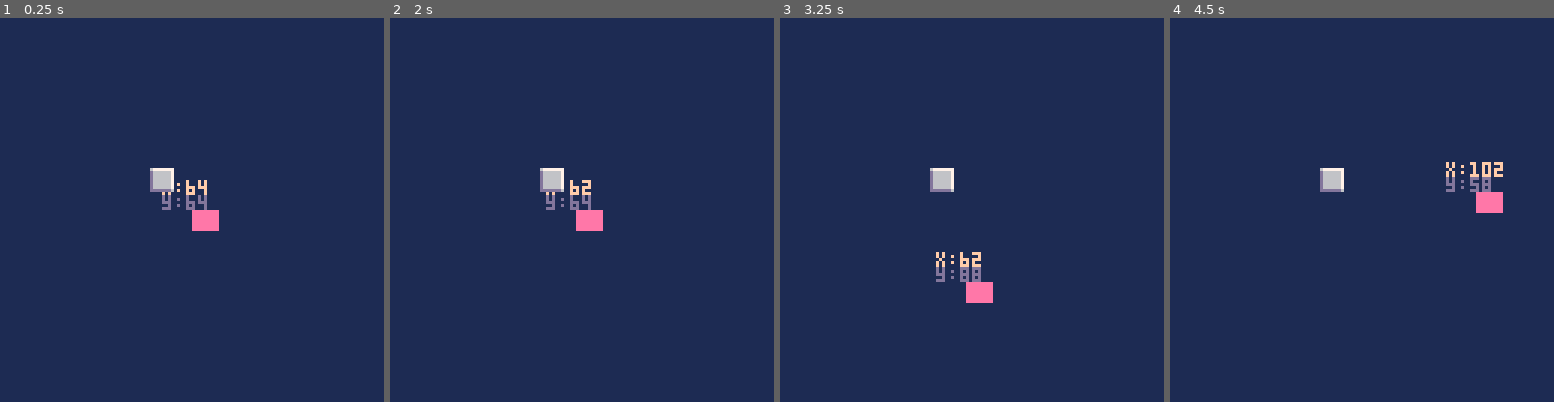
Above: before the commit, frames 1-4 (left to right).
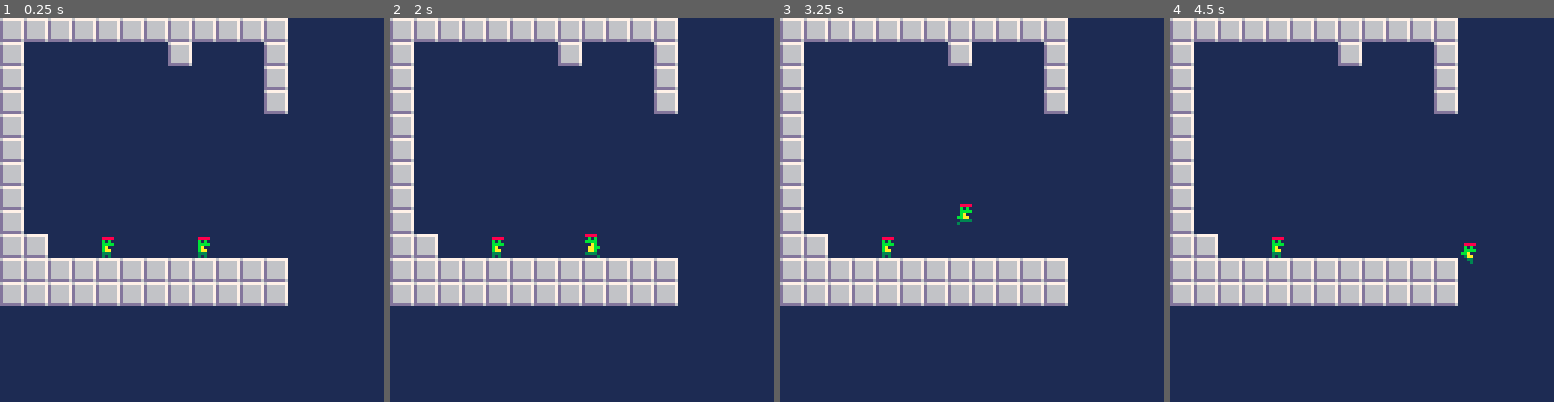
Above: after the commit, the same moments.

Repository: mwhatters/WriteWill
Game: PICO-8 cartridge WriteWill.p8
Two runs of this game, one before a commit and one after it. Both use one fixed random seed, a clock stepped at 60 frames per second and the inputs below.
Inputs:
- Up to frame 1 (0.25 s): no input
- Up to frame 2 (2 s): tap O (Z key) at 0.33, 0.7, 1.43 s; tap X (X key) at 1.07 s; hold Left from 1.97 s (still down)
- Up to frame 3 (3.25 s): tap X (X key) every 0.33 s from 2.07 to 3.07 s; tap O (Z key) at 2.22, 3.1 s; release Left at 2.37 s; hold Down 2.42-2.82 s; hold Right from 2.87 s (still down)
- Up to frame 4 (4.5 s): tap X (X key) every 0.33 s from 3.4 to 4.4 s; release Right at 3.53 s; hold Up 3.58-4.08 s; tap O (Z key) at 3.98 s; hold Right from 4.13 s (still down)

The runs differ from the first frame. In frame 1, 21% of the frame differs, in the area x 0-75%, y 0-75%; in frame 2, 21%; in frame 3, 20%; in frame 4, 21%, in the area x 0-87%, y 0-75%.

Commit message:
bunch of physics, collision, etc

Diff:
--- a/WriteWill.p8
+++ b/WriteWill.p8
@@ -3,9 +3,10 @@
 __lua__
 
 #include src/globals.lua
+#include src/timers.lua
+#include src/input.lua
 #include src/main.lua
 #include src/player.lua
-#include src/input.lua
 #include src/blocks.lua
 
 
@@ -24,12 +25,47 @@
 
 
 
+…(25 lines of a section not shown)…
+__gff__
+0003000000000000000000000000000000000000000000000000000000000000000000000000000000000000000000000000000000000000000000000000000000000000000000000000000000000000000000000000000000000000000000000000000000000000000000000000000000000000000000000000000000000000
+0000000000000000000000000000000000000000000000000000000000000000000000000000000000000000000000000000000000000000000000000000000000000000000000000000000000000000000000000000000000000000000000000000000000000000000000000000000000000000000000000000000000000000
 __map__
-0000000000000000000000000000000000000000000000000000000000000000000000000000000000000000000000000000000000000000000000000000000000000000000000000000000000000000000000000000000000000000000000000000000000000000000000000000000000000000000000000000000000000000
-0000000000000000000000000000000000000000000000000000000000000000000000000000000000000000000000000000000000000000000000000000000000000000000000000000000000000000000000000000000000000000000000000000000000000000000000000000000000000000000000000000000000000000
-0000000000000000000000000000000000000000000000000000000000000000000000000000000000000000000000000000000000000000000000000000000000000000000000000000000000000000000000000000000000000000000000000000000000000000000000000000000000000000000000000000000000000000
-0000000000000000000000000000000000000000000000000000000000000000000000000000000000000000000000000000000000000000000000000000000000000000000000000000000000000000000000000000000000000000000000000000000000000000000000000000000000000000000000000000000000000000
-0000000001000000000000000000000000000000000000000000000000000000000000000000000000000000000000000000000000000000000000000000000000000000000000000000000000000000000000000000000000000000000000000000000000000000000000000000000000000000000000000000000000000000
+0101010101010101010101010000000000000000000000000000000000000000000000000000000000000000000000000000000000000000000000000000000000000000000000000000000000000000000000000000000000000000000000000000000000000000000000000000000000000000000000000000000000000000
+0100000000000001000000010000000000000000000000000000000000000000000000000000000000000000000000000000000000000000000000000000000000000000000000000000000000000000000000000000000000000000000000000000000000000000000000000000000000000000000000000000000000000000
+0100000000000000000000010000000000000000000000000000000000000000000000000000000000000000000000000000000000000000000000000000000000000000000000000000000000000000000000000000000000000000000000000000000000000000000000000000000000000000000000000000000000000000
+0100000000000000000000010000000000000000000000000000000000000000000000000000000000000000000000000000000000000000000000000000000000000000000000000000000000000000000000000000000000000000000000000000000000000000000000000000000000000000000000000000000000000000
+0100000000000000000000000000000000000000000000000000000000000000000000000000000000000000000000000000000000000000000000000000000000000000000000000000000000000000000000000000000000000000000000000000000000000000000000000000000000000000000000000000000000000000
+0100000000000000000000000000000000000000000000000000000000000000000000000000000000000000000000000000000000000000000000000000000000000000000000000000000000000000000000000000000000000000000000000000000000000000000000000000000000000000000000000000000000000000
+0100000000000000000000000000000000000000000000000000000000000000000000000000000000000000000000000000000000000000000000000000000000000000000000000000000000000000000000000000000000000000000000000000000000000000000000000000000000000000000000000000000000000000
+0100000000000000000000000000000000000000000000000000000000000000000000000000000000000000000000000000000000000000000000000000000000000000000000000000000000000000000000000000000000000000000000000000000000000000000000000000000000000000000000000000000000000000
+0100000000000000000000000000000000000000000000000000000000000000000000000000000000000000000000000000000000000000000000000000000000000000000000000000000000000000000000000000000000000000000000000000000000000000000000000000000000000000000000000000000000000000
+0101000040000000000000000000000000000000000000000000000000000000000000000000000000000000000000000000000000000000000000000000000000000000000000000000000000000000000000000000000000000000000000000000000000000000000000000000000000000000000000000000000000000000
+0101010101010101010101010000000000000000000000000000000000000000000000000000000000000000000000000000000000000000000000000000000000000000000000000000000000000000000000000000000000000000000000000000000000000000000000000000000000000000000000000000000000000000
+0101010101010101010101010000000000000000000000000000000000000000000000000000000000000000000000000000000000000000000000000000000000000000000000000000000000000000000000000000000000000000000000000000000000000000000000000000000000000000000000000000000000000000
 
 
 
--- a/src/globals.lua
+++ b/src/globals.lua
@@ -29,3 +29,14 @@
   intro = 1,
   game = 2,
 }
+
+flags = {
+  ground = 0,
+  jump_through = 1,
+}
+
+player_states = {
+  normal = 0,
+  slide = 1,
+  wallslide = 2,
+}
--- a/src/input.lua
+++ b/src/input.lua
@@ -1,2 +1,36 @@
--- function update_input():
--- end
+input = {}
+input.move_x = 0
+input.left = false
+input.right = false
+input.jump = false
+input.jump_held = false
+input.buffer_default = 5
+input.jump_buffer = 0
+
+function input.update(self)
+  self:decrement_buffers()
+  self:update_move_x()
+  self.jump = self:get_jump()
+  self.jump_held = btn(buttons.z)
+end
+
+function input.update_move_x(self)
+  self.move_x = 0
+  if btn(buttons.right) then self.move_x += 1 end
+  if btn(buttons.left)  then self.move_x -= 1 end
+  self.left = self.move_x < 0
+  self.right = self.move_x > 0
+end
+
+function input.get_jump(self)
+  if btnp(buttons.z) then self.jump_buffer = self.buffer_default end
+  return self.jump_buffer > 0
+end
+
+function input.decrement_buffers(self)
+  self.jump_buffer = max(0, self.jump_buffer - 1)
+end
+
+function input.consume_jump(self)
+  self.jump_buffer = 0
+end
--- a/src/main.lua
+++ b/src/main.lua
@@ -1,9 +1,9 @@
 function _init()
   music(audio.tracks.intro)
-  blocks.create(50,50)
 end
 
 function _update()
+  input:update()
   player:update()
   blocks:update()
 end
@@ -13,8 +13,20 @@
   player:draw()
   blocks:draw()
   increment_t()
+  map(0,0,0,0,16,16)
 end
 
 function increment_t()
   timer += 1
 end
+
+function lines_overlapping(min1,max1,min2,max2)
+  return max1 > min2 and max2 < min1
+end
+
+function rects_overlapping(left1,top1,right1,bottom1, left2,top2,right2,bottom2)
+  return lines_overlapping(left1,right1,left2,right2) and lines_overlapping(top1,bottom1,top2,bottom2)
+end
+
+function bounding_boxes_overlapping(obj1,obj2)
+end
--- a/src/player.lua
+++ b/src/player.lua
@@ -1,39 +1,247 @@
 player = {}
+player.state = player_states.normal
 player.x = 64
 player.y = 64
-player.height = 6
-player.width = 8
-player.speed_x = 2
-player.speed_y = 2
-player.spr = 0
+player.spr = 64
+player.hitbox = nil
+
+player.speed_x = 0
+player.speed_y = 0
+player.hit_x = 2
+player.hit_y = 1
+player.hit_w = 5
+player.hit_h = 7
+player.remainder_x = 0
+player.remainder_y = 0
+
+player.move_speed = 2
+player.jump_speed = -3.5
+player.fall_speed = 2
+player.walljump_speed = 5
+
+player.gravity = 0.7
+player.on_ground = true
+player.facing = 1
+
+player.t_jump_grace = 4
+player.t_jump_grace_y = player.y
+player.t_var_jump = 0
+player.var_jump_speed = 0
 
 function player.update(self)
-  if btn(buttons.left) then
-    self.x -= self.speed_x
-    self.x = max(self.x, 0)
-  end
-  if btn(buttons.right) then
-    self.x += self.speed_x
-    self.x = min(self.x, 128 - self.width - 1)
-  end
-  if btn(buttons.up) then
-    self.y -= self.speed_y
-    self.y = max(self.y, 0)
-  end
-  if btn(buttons.down) then
-    self.y += self.speed_y
-    self.y = min(self.y, 129 - self.height - 1)
-  end
-end
+  on_ground = self:check_solid(0,1)
+
+  if input.move_x ~= 0 then
+    self.facing = input.move_x
+  end
+
+  if player.state == player_states.normal then
+    player:normal_update()
+  end
+
+  self:move()
+end
+
+function player.normal_update(self)
+  local accel = 0.4
+  if on_ground then
+    accel = 0.7
+  end
+
+  self.speed_x = approach(self.speed_x, self.move_speed * input.move_x, accel)
+
+  self.speed_y += self.gravity
+  self.speed_y = min(self.speed_y, self.fall_speed)
+
+  if on_ground then
+    self.t_jump_grace = 4
+    self.t_jump_grace_y = self.y
+  else
+    self.t_jump_grace = max(0, self.t_jump_grace - 1)
+  end
+
+  -- variable jump
+  if self.t_var_jump > 0 then
+    if input.jump_held then
+      self.speed_y = self.var_jump_speed
+      self.t_var_jump -= 1
+    else
+      self.t_var_jump = 0
+    end
+  end
+
+  -- jump
+  if input.jump then
+    if self.t_jump_grace > 0 then
+      self:jump()
+    elseif self:check_solid(2) then
+      self:wall_jump(-1)
+    elseif self:check_solid(-2) then
+      self:wall_jump(1)
+    end
+  end
+
+
+
+end
+
+-- Actions
+
+function player.jump(self)
+    input:consume_jump()
+    self.speed_y = self.jump_speed
+    self.t_var_jump = 3
+    self.var_jump_speed = -3
+    self.y = self.t_jump_grace_y
+end
+
+function player.wall_jump(self, dir)
+  input:consume_jump()
+  self.facing = dir
+  self.speed_y = self.jump_speed
+  self.speed_x = 2.5 * dir
+  -- self:move_x(dir)
+end
+
+function player.walljump(self)
+end
+
+-- Movement & Collision
+
+function player.move(self)
+  self:move_x(self.speed_x)
+  self:move_y(self.speed_y)
+end
+
+function player.move_x(self, x)
+	self.remainder_x += x
+	local mx = flr(self.remainder_x + 0.5)
+	self.remainder_x -= mx
+
+	local total = mx
+	local mxs = sgn(mx)
+	while mx != 0
+	do
+		if self:check_solid(mxs, 0) then
+			return self:on_collide_x()
+		else
+			self.x += mxs
+			mx -= mxs
+		end
+	end
+
+	return false
+end
+
+function player.move_y(self, y, on_collide)
+	self.remainder_y += y
+	local my = flr(self.remainder_y + 0.5)
+	self.remainder_y -= my
+
+	local total = my
+	local mys = sgn(my)
+	while my != 0
+	do
+		if self:check_solid(0, mys) then
+			return self:on_collide_y()
+		else
+			self.y += mys
+			my -= mys
+		end
+	end
+
+	return false
+end
+
+function player.on_collide_x(self)
+	self.remainder_x = 0
+	self.speed_x = 0
+	return true
+end
+
+function player.on_collide_y(self)
+	self.remainder_y = 0
+	self.speed_y = 0
+	return true
+end
+
+function player.check_solid(self, ox, oy)
+	ox = ox or 0
+	oy = oy or 0
+	for i = flr((ox + self.x + self.hit_x) / 8),flr((ox + self.x + self.hit_x + self.hit_w - 1) / 8) do
+		for j = tile_y(oy + self.y + self.hit_y),tile_y(oy + self.y + self.hit_y + self.hit_h - 1) do
+			if fget(mget(i, j), flags.ground) then
+				return true
+			end
+		end
+	end
+end
+
+tile_y = function(py) return max(0, min(flr(py / 8), 128 - 1)) end
+
+
+-- Animation
+
+player.a_idle = {rate = 0.5, a = {64,65}}
+player.a_move = {rate = 0.06, a = {66,67,68,69}}
+player.a_rise = {rate = 0.5, a = {71}}
+player.a_fall = {rate = 0.5, a = {70}}
+
+player.animation = player.a_idle
+player.previous_animation = player.a_idle
+player.animation_idx = 1
+
+player.animation_time = time()
 
 function player.draw(self)
-  -- position display
-  print("x:"..self.x, self.x - 10, self.y - 10, 15)
-  print("y:"..self.y, self.x - 10, self.y - 5, 13)
-
-  -- sprite
-  rectfill(self.x, self.y, self.x + self.width, self.y + self.height, 14)
-end
-
--- function player.jump(self):
--- end
+  -- hitbox
+  -- hitbox = rect(
+  --   self.x + self.hit_x,
+  --   self.y + self.hit_y,
+  --   self.x + self.hit_w,
+  --   self.y + self.hit_h, 8
+  -- )
+
+  if self.state == player_states.normal then
+    self.animation = self:normal_animate()
+  end
+
+  if self.animation ~= self.previous_animation then
+    self.animation_idx = 1
+    self.previous_animation = self.animation
+    self.animation_time = time()
+  end
+
+  if time() - self.animation_time > self.animation.rate then
+    self.animation_time = time()
+    self.animation_idx += 1
+    if self.animation.a[self.animation_idx] == nil then
+      self.animation_idx = 1
+    end
+  end
+
+  -- draw
+  spr(self.animation.a[self.animation_idx], self.x, self.y, 1, 1, self.facing ~= 1)
+end
+
+function player.normal_animate(self)
+  if on_ground then
+    if abs(self.speed_x) > 0 then
+      return self.a_move
+    end
+    return self.a_idle
+  end
+
+  if self.speed_y < 0 then return self.a_rise end
+  if self.speed_y > 0 then return self.a_fall end
+
+  return self.a_idle
+end
+
+
+
+-- helpers
+
+function approach(x, target, max_delta)
+	return x < target and min(x + max_delta, target) or max(x - max_delta, target)
+end
--- /dev/null
+++ b/src/timers.lua
@@ -0,0 +1,40 @@
+timers = {}
+
+function timers.update()
+  for timer in all(timers) do
+    timer:update()
+  end
+end
+
+function timers.new(time)
+  local timer = {}
+
+  timer.init_time = time
+  timer.time = time
+  timer.running = true
+  timer.stopped = false
+
+  timer.init = function(self)
+    self.time = 0
+    self.running = false
+    self.stopped = true
+  end
+
+  timer.update = function(self)
+    self.time = max(0, time - 1)
+    self.running = self.time > 0
+    self.stopped = self.time == 0
+  end
+
+  timer.reset = function(self)
+    self.time = self.init_time
+  end
+
+  timer.clear = function(self)
+    self.time = 0
+  end
+
+  timer:init()
+  add(timers, timer)
+  return timer
+end
Not shown, changed: 39 lines of the sprite sheet (__gfx__) section of WriteWill.p8
Not shown, changed: the sound effects (__sfx__) section of WriteWill.p8
Empty file removed: src/timer.lua
